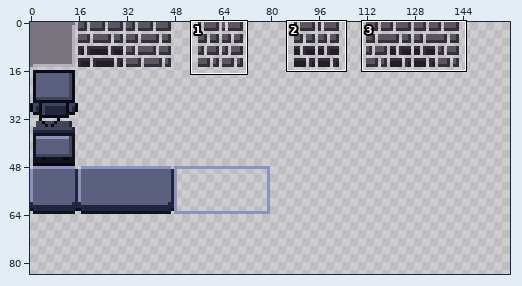
Edited in one commit: sprite sheet (android/assets/TextureSheet.png). Above: a wide view before the commit, with the close-up outlined.
Close-up. Earlier state:
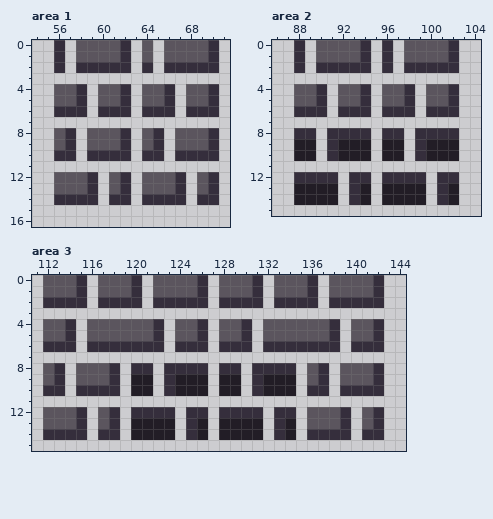
The file is 160x160 pixels. Pixels under 10% opacity are left out. Colours within 5 levels of each other are drawn and written as one. Shown: area 1: x 54..71, y 0..16; area 2: x 86..104, y 0..15; area 3: x 111..144, y 0..15. The wide view leaves out empty margins. The commit also changed other parts of the picture, which this record leaves out.
New version:
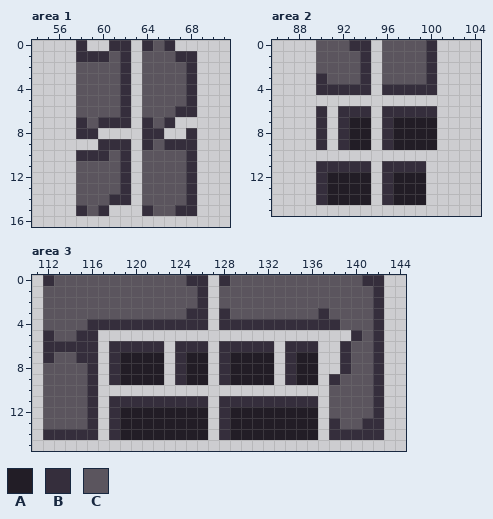
Palette (. is transparent): A #221d26  B #352e3c  C #5b555e
What changed:
Changed rows in their new state; - is an unchanged pixel.
Area 1:
first column x 56:
 0 .-B..B--BCB....
 1 .-BBB----C-BB..
 2 .-CCCC--CCCC-..
 3 --CCCCB-CCCCB--
 4 ..CC------CCB..
 5 ..CC------CCB..
 6 ..CCCC--CCCB-..
 7 --BCBBB-BCB----
 8 ..BB...-B--.B..
 9 ..-.BB--BCBBB..
10 ..B--C--CCCC-..
11 --CCCCB-CCCCB--
12 ..-CC------CB..
13 ..-CC------CB..
14 ..CCC---CCCCB..
15 --BCB---BCCBB--
Area 2:
first column x 88:
 0 .----B--CC--B..
 1 .-------CC--B..
 2 .-CCCC--CCCC-..
 3 --BCCCB-CCCCB--
 4 ..-BBB--BB-BB..
 5 ...-...-...-...
 6 ..---------B-..
 7 --B-BAA-BAAAA--
 8 ..B.-AA--AAAA..
 9 ..B.B---B-AA-..
10 ..-....-..-....
11 --BBBBB-BBBB---
12 ..-AAAA--AAA-..
13 ..B-AA--B----..
14 ..B-AA--B----..
Area 3:
first column x 112:
 0 B--CC---CC---B--B--CC---CC---B-
 1 ---CC---CC---------CC---CC-----
 2 CCCCCCCCCCCCCC--CCCCCCCCCCCCCC-
 3 CCCCCCCCCCCCCBB-BCCCCCCCCBCCCCB
 4 --CCBBBBBB-BBB--BB-BBBBBBB-C---
 5 B-CBB......-...-...-.......-B--
 6 ---B-.-------------B-.---..BCC-
 7 BCCBB-BAAAA-BAA-BAAAA-BAA--BCCB
 8 -CC-B.-AAAA.-AA--AAAA.-AA.-B---
 9 -CC-B.-A--A.B---B-AA-.BAA.B----
10 CCCC-..-..-....-..-....-..CCCC-
11 CCCCB-BBBBBBBBB-BBBBBBBBB-CCCCB
12 ---CB.-AAAAAAAA--AAAAAAAA.-CC--
13 ---CB.-A----AA--B---AA-AA.BCCB-
14 ----B.-A----AA--B---AA-AA.--B--
Pixel boxes of the changes (left, top, right, bottom) in both close-ups:
changed: (54, 40, 219, 216)
changed: (294, 40, 459, 205)
changed: (43, 275, 384, 440)
